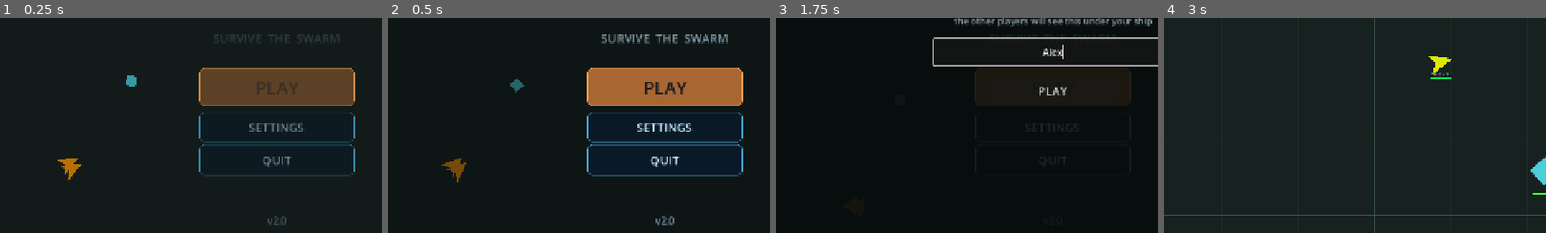
Above: before the commit, frames 1-4 (left to right).
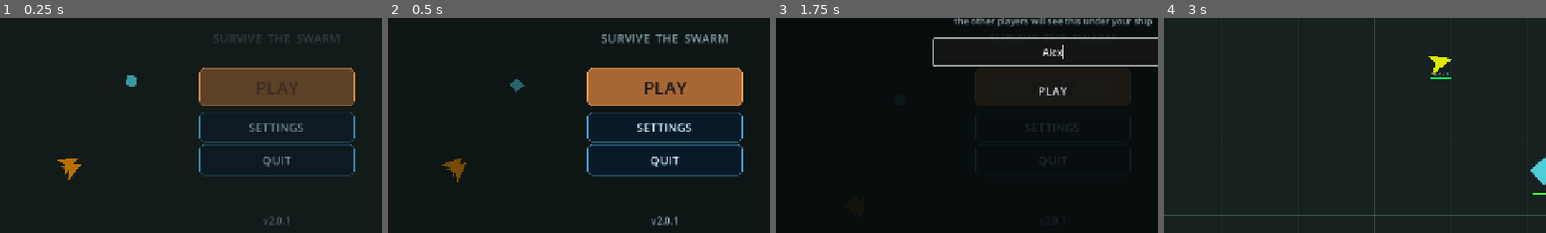
Above: after the commit, the same moments.

Repository: lmt1102011/MT-Space
Game: Godot game, scene res://scenes/menu.tscn
Same seed, same stepped clock (60 frames per second), same inputs: the game is played once before the commit and once after it.
Inputs (mouse positions are % of the whole screen's width and height, from its top left):
- Up to frame 1 (0.25 s): no input
- Up to frame 2 (0.5 s): no input
- Up to frame 3 (1.75 s): click "PLAY" at 0.5 s; click (50, 48) at 1.27 s; type "Alex" at 1.35 s
- Up to frame 4 (3 s): click "PLAY" at 2 s; click "PLAY NOW" at 2.75 s
The pictures show only the part of the screen within x 14-64%, y 40-90%; the shares and areas given below are measured in that part.

The runs differ from the first frame. In frame 1, 0.1% of the frame differs, in the area x 69-76%, y 92-97%; in frame 2, 0.2%; in frame 3, less than 0.1%; in frame 4, nothing differs.

Commit message:
Fix Android updater manifest size parsing
Normalize APK sizes without relying on Godot's lossy large-number parsing, and emit the size as a decimal string in update metadata.

Bump Android hotfix version to 2.0.1.

Co-authored-by: Copilot <223556219+Copilot@users.noreply.github.com>

Diff:
--- a/project.godot
+++ b/project.godot
@@ -14,8 +14,8 @@
 run/main_scene="res://scenes/menu.tscn"
 config/features=PackedStringArray("4.7", "GL Compatibility")
 config/icon="res://icon.svg"
-version/name="2.0"
-version/code=11
+version/name="2.0.1"
+version/code=12
 
 [autoload]
 
--- a/scripts/web.gd
+++ b/scripts/web.gd
@@ -332,15 +332,18 @@
 			"Không thể kiểm tra bản cập nhật. Hãy kiểm tra kết nối mạng rồi thử lại."
 		)
 		return
-	var parsed: Variant = JSON.parse_string(body.get_string_from_utf8())
-	if not _is_valid_android_manifest(parsed):
+	var manifest_text := body.get_string_from_utf8()
+	var parsed: Variant = JSON.parse_string(manifest_text)
+	if not _is_valid_android_manifest(parsed, manifest_text):
 		_finish_android_download_error(
 			dialog, request, "Thông tin bản cập nhật không hợp lệ."
 		)
 		return
+	var manifest: Dictionary = parsed
 	_android_update_version = str(parsed["version"])
 	_android_update_sha256 = str(parsed["sha256"]).to_lower()
-	_android_update_size = int(parsed["size"])
+	_android_update_size = _android_manifest_size(manifest, manifest_text)
+	manifest["size"] = _android_update_size
 	if _verify_android_update_file():
 		_android_download_request = null
 		request.queue_free()
@@ -363,7 +366,7 @@
 			dialog, request, "Không thể lưu thông tin xác minh bản cập nhật."
 		)
 		return
-	manifest_file.store_string(JSON.stringify(parsed))
+	manifest_file.store_string(JSON.stringify(manifest))
 	manifest_file.close()
 	if FileAccess.file_exists(_android_update_file):
 		DirAccess.remove_absolute(_android_update_file)
@@ -373,14 +376,13 @@
 	_start_android_apk_download(dialog, part_path)
 
 
-func _is_valid_android_manifest(value: Variant) -> bool:
+func _is_valid_android_manifest(value: Variant, raw_json: String = "") -> bool:
 	if not value is Dictionary:
 		return false
 	var manifest: Dictionary = value
 	var version := str(manifest.get("version", ""))
 	var digest := str(manifest.get("sha256", "")).to_lower()
-	var size_value: Variant = manifest.get("size", 0)
-	if version.is_empty() or not size_value is int or int(size_value) <= 0:
+	if version.is_empty() or _android_manifest_size(manifest, raw_json) <= 0:
 		return false
 	if digest.length() != 64:
 		return false
@@ -388,6 +390,31 @@
 		if not "0123456789abcdef".contains(character):
 			return false
 	return true
+
+
+func _android_manifest_size(manifest: Dictionary, raw_json: String = "") -> int:
+	var size_value: Variant = manifest.get("size", 0)
+	if size_value is int:
+		return int(size_value)
+	if size_value is String:
+		var size_text := str(size_value)
+		return size_text.to_int() if size_text.is_valid_int() else -1
+	if not size_value is float or not is_finite(float(size_value)) \
+			or float(size_value) <= 0.0:
+		return -1
+	var size_pattern := RegEx.new()
+	var compile_error := size_pattern.compile("\"size\"\\s*:\\s*([0-9]+)")
+	if compile_error != OK:
+		push_error("Unable to compile Android manifest size pattern")
+		return -1
+	var size_match := size_pattern.search(raw_json)
+	if size_match == null:
+		return -1
+	var exact_size_text := size_match.get_string(1)
+	if not exact_size_text.is_valid_int() \
+			or float(exact_size_text) != float(size_value):
+		return -1
+	return exact_size_text.to_int()
 
 
 func _start_android_apk_download(dialog: Node, part_path: String) -> void:
@@ -505,15 +532,16 @@
 	var file := FileAccess.open(manifest_path, FileAccess.READ)
 	if file == null:
 		return false
-	var parsed: Variant = JSON.parse_string(file.get_as_text())
+	var manifest_text := file.get_as_text()
 	file.close()
-	if not _is_valid_android_manifest(parsed):
+	var parsed: Variant = JSON.parse_string(manifest_text)
+	if not _is_valid_android_manifest(parsed, manifest_text):
 		return false
 	if available_version != "" and str(parsed["version"]) != available_version:
 		return false
 	_android_update_version = str(parsed["version"])
 	_android_update_sha256 = str(parsed["sha256"]).to_lower()
-	_android_update_size = int(parsed["size"])
+	_android_update_size = _android_manifest_size(parsed, manifest_text)
 	return _verify_android_update_file()
 
 
--- a/tools/androidupdatercheck.gd
+++ b/tools/androidupdatercheck.gd
@@ -16,6 +16,22 @@
 	}
 	_check(web.call("_is_valid_android_manifest", manifest),
 		"accepts a well-formed Android update manifest")
+	var published_manifest_text := \
+		"{\"version\":\"0f4b49298327969cc01ada647ac74e13ff306104\"," \
+		+ "\"version_code\":96,\"size\":153176721," \
+		+ "\"sha256\":\"a9aa6ce5d284a91105ce26b8c6183291fd062572b9b27b430e5449e8cc39cffc\"}"
+	var published_manifest: Variant = JSON.parse_string(published_manifest_text)
+	_check(published_manifest is Dictionary
+		and published_manifest.get("size") is float
+		and web.call("_is_valid_android_manifest",
+			published_manifest, published_manifest_text)
+		and int(web.call("_android_manifest_size",
+			published_manifest, published_manifest_text)) == 153176721,
+		"accepts and exactly parses the published large APK size despite Godot JSON precision loss")
+	published_manifest["size"] = "153176721"
+	_check(web.call("_is_valid_android_manifest", published_manifest)
+		and int(web.call("_android_manifest_size", published_manifest)) == 153176721,
+		"accepts an exact decimal string APK size for future update manifests")
 	manifest["sha256"] = "not-a-sha256"
 	_check(not web.call("_is_valid_android_manifest", manifest),
 		"rejects malformed Android update hashes")
Not shown, changed: export_presets.cfg
Not shown, changed: .github/workflows/build-web.yml
